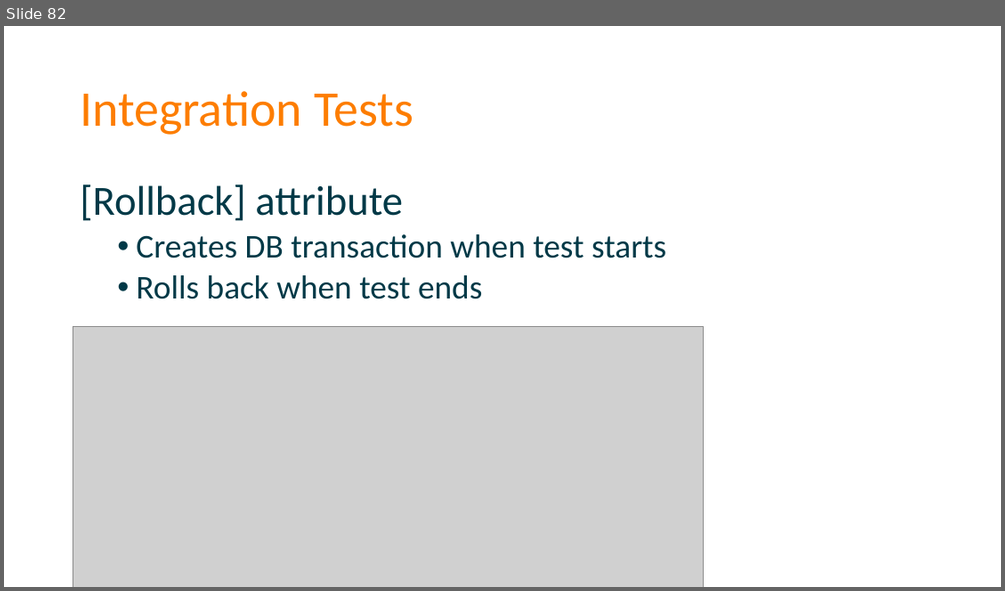
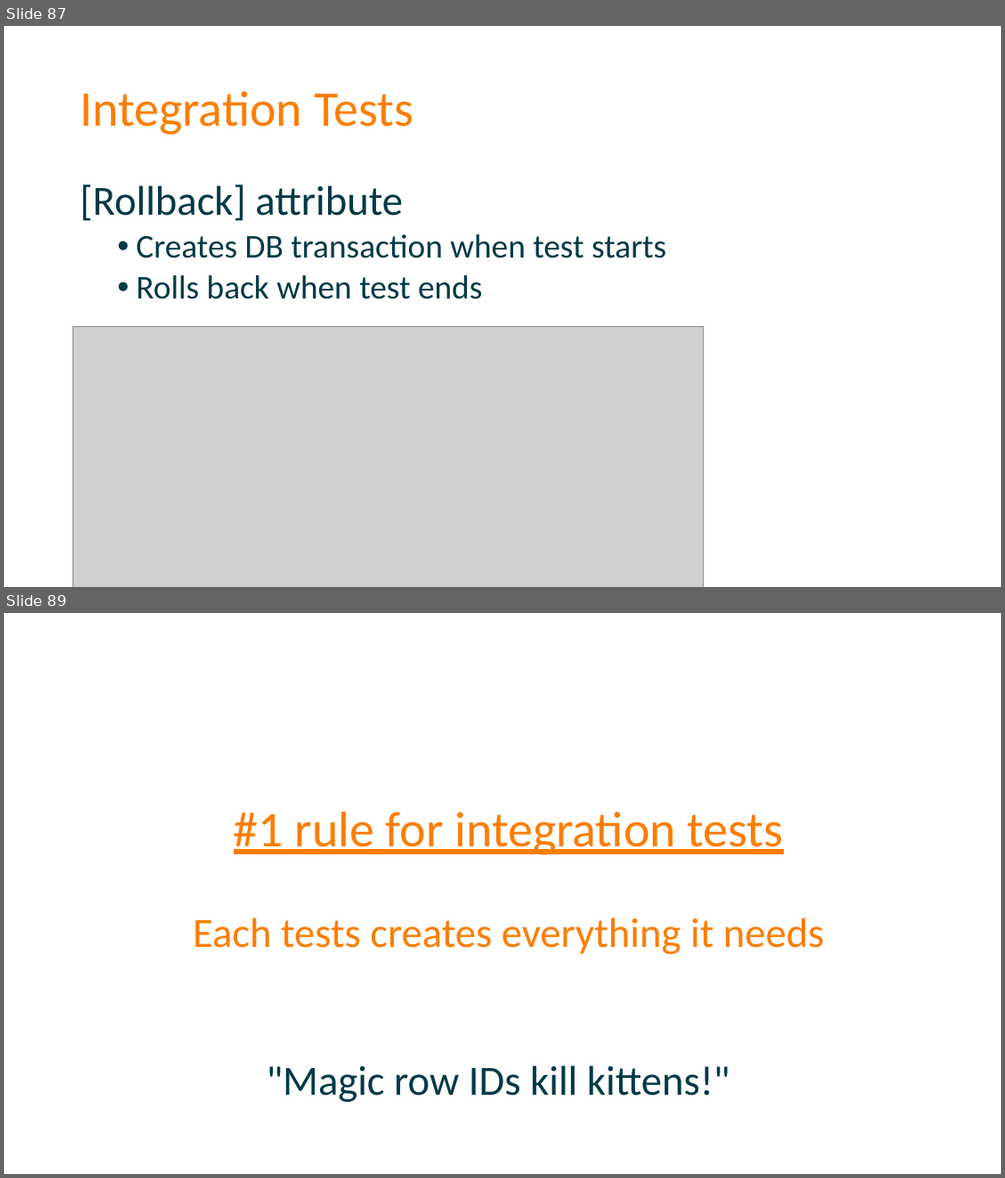
Before and after one commit to spetryjohnson/Talk-Patterns_of_Effective_Test_Setup, a slide deck: POETS - CodeMash 2017.pptx. Shown one above the other, each under a label of ours: slide 82 before the commit, slides 87 and 89 after it; the slides between them are not shown. The pictures are 1005x591 and 1005x1178 pixels, drawn with LibreOffice and Linux fonts; fonts in the diff are those of the drawing; grey boxes stand for pictures. Boxes give left, top, right and bottom in pixels: in the first picture for what was removed or moved away, otherwise in the second. Text is boxed around its words. In the diff, an @@ line names an element or a change of style, - is before the commit and + after.

Commit message:
Added #1 rule of integration tests

```diff
--- a/POETS - CodeMash 2017.pptx
+++ b/POETS - CodeMash 2017.pptx
@@ slide 89 added at (4,613,1001,1174), background #FFFFFF @@
@@ title added at (193,811,825,954), 40 pt, text #FD7D00 @@
+#1 rule for integration tests
+Each tests creates everything it needs
@@ text added at (267,1065,730,1102), 40 pt, text #013947 @@
+"Magic row IDs kill kittens!"
@@ what was slide 82 is now slide 87 @@
```
Also in this commit, not shown: 6 slides changed, 7 other slides added, 3 slides removed, 1 other file.
